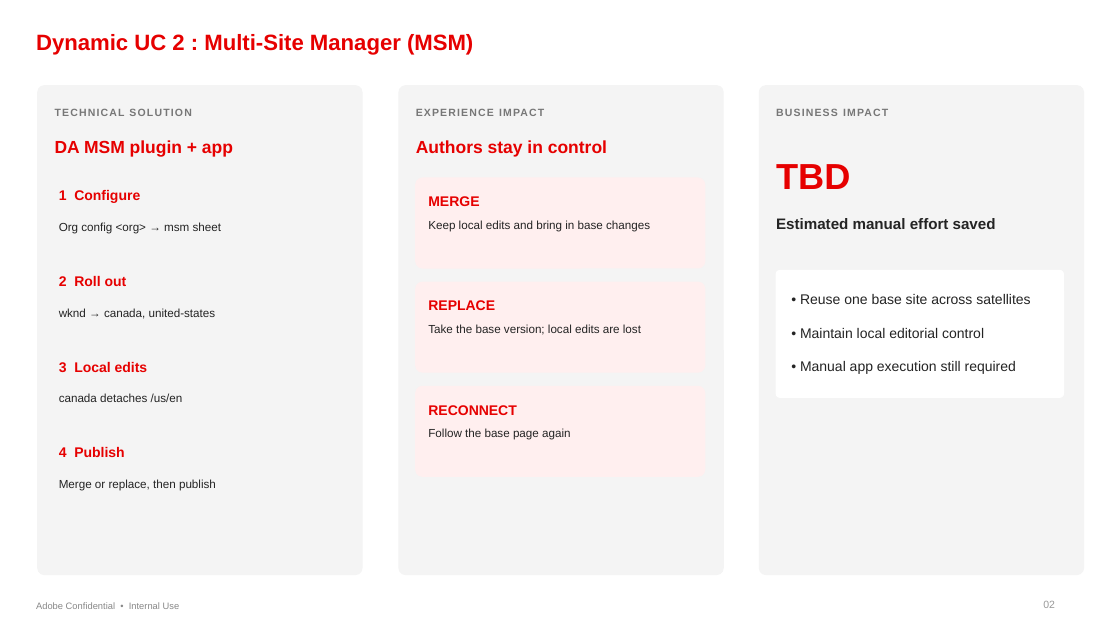
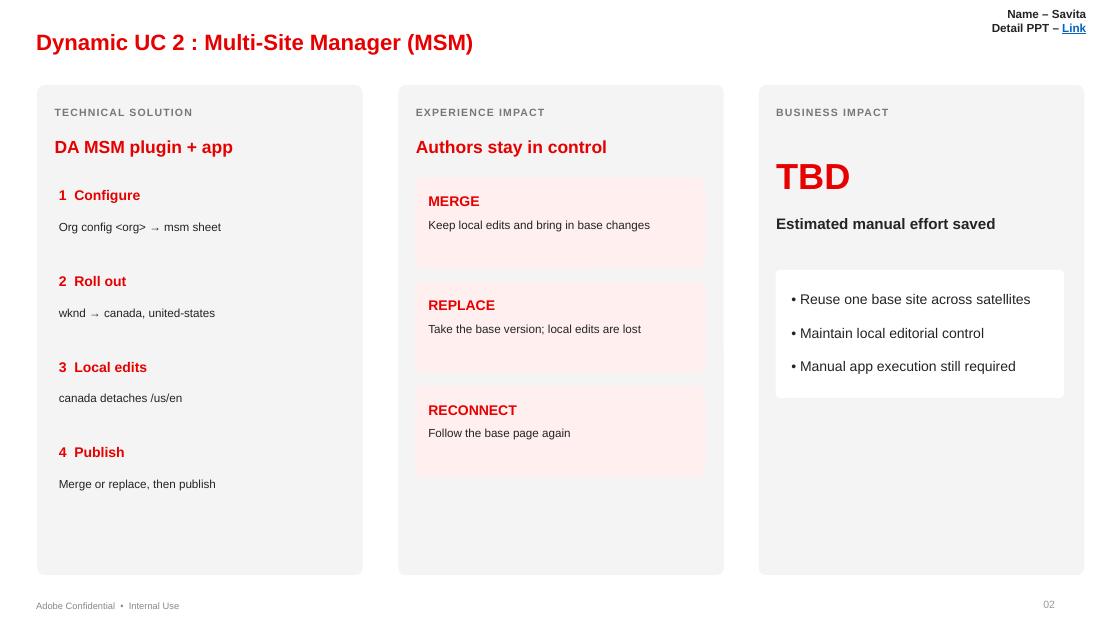
Before and after one commit to savitaagre/forms-poc-ue, a slide deck: slide 3 of docs/Final Deck Presentation.pptx. Drawn at 1120x630 pixels with LibreOffice and Linux fonts; fonts in the diff are those of the drawing. Boxes give left, top, right and bottom in pixels: in the first picture for what was removed or moved away, otherwise in the second. Text is boxed around its words. In the diff, an @@ line names an element or a change of style, - is before the commit and + after.

```diff
--- a/docs/Final Deck Presentation.pptx
+++ b/docs/Final Deck Presentation.pptx
@@ text added at (x1=992, y1=9, x2=1086, y2=34), 10 pt, text #242424, bold @@
+Name – Savita
+Detail PPT – Link
```
Also in this commit, not shown: 3 other slides changed.
